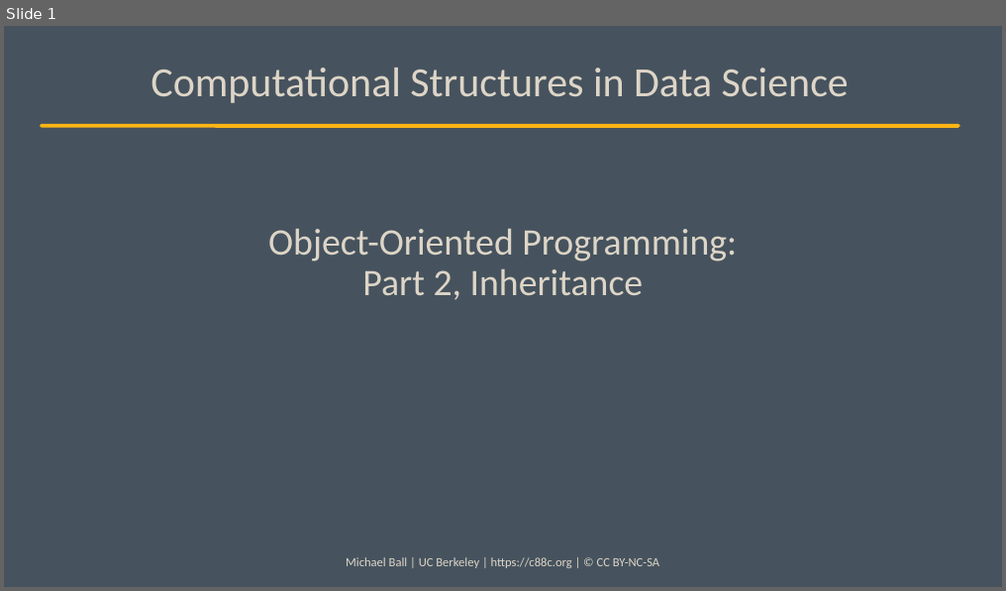
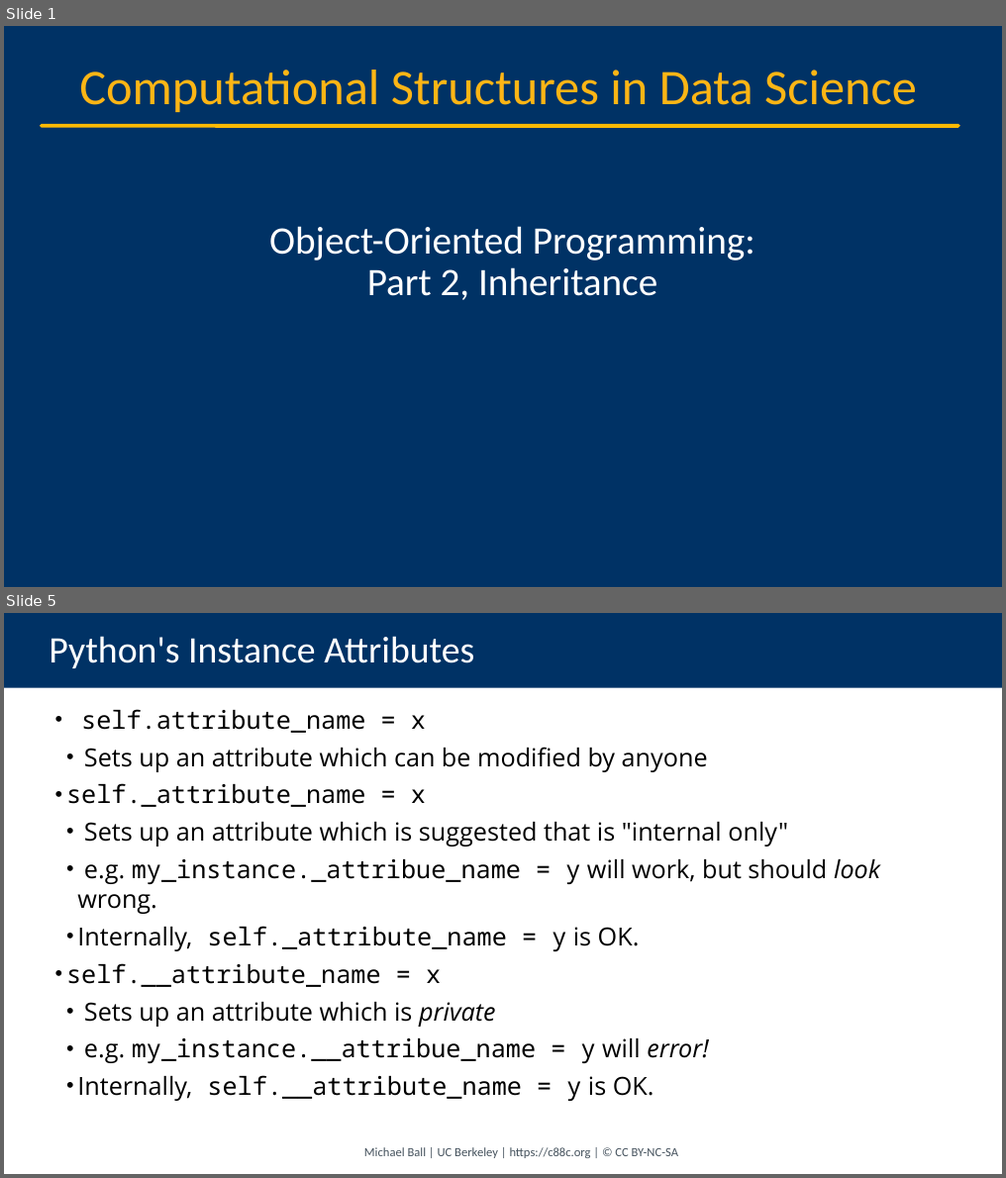
Before and after one commit to cs88-website/sp24, a slide deck: assets/slides/sp24/15-OOP_II.pptx. Shown one above the other, each under a label of ours: slide 1 before the commit, slides 1 and 5 after it; the slides between them are not shown. The pictures are 1006x591 and 1006x1178 pixels, drawn with LibreOffice and Linux fonts; fonts in the diff are those of the drawing; background and template pictures are left out. Boxes give left, top, right and bottom in pixels: in the first picture for what was removed or moved away, otherwise in the second. Text is boxed around its words. In the diff, an @@ line names an element or a change of style, - is before the commit and + after.

```diff
--- a/assets/slides/sp24/15-OOP_II.pptx
+++ b/assets/slides/sp24/15-OOP_II.pptx
@@ slide 5 added at (4, 613, 1002, 1174), background #FFFFFF @@
@@ title added at (4, 613, 1002, 688), fill #003265, 36 pt, text #FFFFFF @@
+Python's Instance Attributes
@@ text added at (66, 709, 880, 1101), 24 pt, text #000000 @@
+• self.attribute_name = x
+  • Sets up an attribute which can be modified by anyone
+• self._attribute_name = x
+  • Sets up an attribute which is suggested that is "internal only"
+  • e.g. my_instance._attribue_name = y will work, but should look wrong.
+  • Internally, self._attribute_name = y is OK.
+• self.__attribute_name = x
+  • Sets up an attribute which is private
+  • e.g. my_instance.__attribue_name = y will error!
+  • Internally, self.__attribute_name = y is OK.
@@ text added at (364, 1148, 678, 1158), 12 pt, text #46535E @@
+Michael Ball | UC Berkeley | https://c88c.org | © CC BY-NC-SA
@@ slide 1 changed as well @@
@@ background #46535E to #003265 @@
@@ text "Computational Structures in Data Science" at (79, 70, 917, 112): size 40 to 48 pt, text colour #DDD5C7 to #FCB515 @@
@@ line (42, 126) - (958, 126): stroke #FCB515 3.75 pt to #FBBA03 3.75 pt @@
@@ title "Object-Oriented Programming: Part 2, Inheritance" at (269, 226, 755, 300): size 36 to 37.3 pt, text colour #DDD5C7 to #FFFFFF @@
@@ text removed at (346, 558, 659, 569) @@
-Michael Ball | UC Berkeley | https://c88c.org | © CC BY-NC-SA
```
Also in this commit, not shown: 22 other slides changed, 3 other slides added, 1 slide removed, 4 other files.
